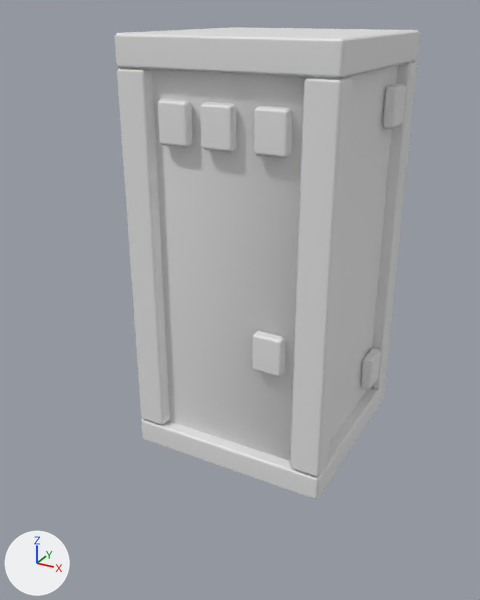
One commit to the FBX model Assets/PackageAsset/Honda 1/Clay/SM_Clay_Body_06.fbx: the scene before it, then after it.
One viewpoint serves both versions: a camera (50 mm lens) standing at (1.36, -2.81, 2.08) and looking at (-0.09, -0.16, 0.76). The axes (+X, +Y, +Z) are drawn at lower left. The lights are the same throughout. Where no turn or scale is listed for an object, it has been applied to the vertices.

Script lines for the objects in view, before the commit:
```python
mat_mi_clay_01 = principled_material('MI_Clay_01')
mat_mi_clay_01.base_color = (0.8, 0.8, 0.8)  # white #e7e7e7
me_cube_090_piece_023_piece_009 = bpy.data.meshes.new('Cube.090_Piece.023_Piece.009')
me_cube_090_piece_023_piece_009.from_pydata(...)  # 414 vertices, 445 faces; spans x -0.5..0.5, y -0.5..0.5, z 0.0..1.99
me_cube_090_piece_023_piece_009.materials.append(mat_mi_clay_01)  # white #e7e7e7
ob_sm_clay_body_06 = bpy.data.objects.new('SM_Clay_Body_06', me_cube_090_piece_023_piece_009)
ob_sm_clay_body_06.location = (0.0, 0.0, 0.0)
```
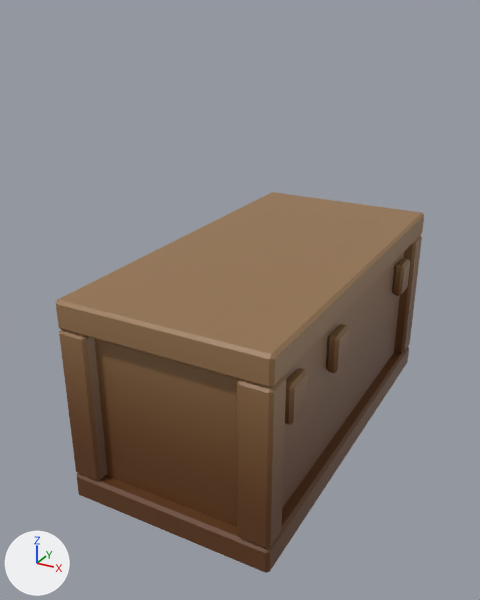
The edits, one by one:
Picture 'T_All_01.png' (img_t_all_01_png) is new.
In material 'MI_Clay_01' (mat_mi_clay_01), base_color is no longer (0.8, 0.8, 0.8), white #e7e7e7.
In material 'MI_Clay_01' (mat_mi_clay_01), texture is now set to img_t_all_01_png.
me_cube_090_piece_023_piece_009 is used by ob_sm_clay_body_06; location (0.0, 0.0, 0.0).
me_cube_090_piece_023_piece_009 had 414 vertices, 445 faces and spanned x -0.5..0.5, y -0.5..0.5, z 0.0..1.99.
me_cube_090_piece_023_piece_009 now has 300 vertices, 324 faces and spans x -0.5..0.5, y -1.0..1.0, z 0.0..1.0.
me_cube_090_piece_023_piece_009 part 1: the loose piece of 24 vertices spanning x -0.5..-0.35, y 0.37..0.5, z 0.13..1.86 is scaled about its middle by (0.852, 1.19, 0.419), then moved by (0.86, 0.49, -0.5).
me_cube_090_piece_023_piece_009 part 2: the loose piece of 24 vertices spanning x -0.5..-0.35, y -0.5..-0.37, z 0.13..1.86 is scaled about its middle by (0.852, 1.19, 0.419), then moved by (-0.01, 1.36, -0.5).
me_cube_090_piece_023_piece_009 part 3: the loose piece of 24 vertices spanning x 0.44..0.5, y 0.19..0.34, z 0.22..0.41 is moved by (0.0, 0.46, 0.37).
me_cube_090_piece_023_piece_009 part 4: the loose piece of 24 vertices spanning x 0.35..0.5, y 0.37..0.5, z 0.13..1.86 is scaled about its middle by (1.05, 0.371, 0.0975), then moved by (-0.69, 0.54, -0.68).
me_cube_090_piece_023_piece_009 part 5: the loose piece of 24 vertices spanning x 0.35..0.5, y -0.5..-0.37, z 0.13..1.86 is scaled about its middle by (1.01, 1, 0.419), then moved by (0.0, -0.5, -0.5).
me_cube_090_piece_023_piece_009 part 6: the loose piece of 24 vertices spanning x -0.5..-0.44, y 0.15..0.31, z 0.59..0.78 is moved by (0.94, -0.5, 0.0).
me_cube_090_piece_023_piece_009 part 7: the loose piece of 24 vertices spanning x -0.5..0.5, y -0.5..0.5, z 0.0..0.13 is rebuilt with 32 vertices and now spans x -0.5..0.5, y -1.0..1.0, z 0.0..0.13.
me_cube_090_piece_023_piece_009 part 8: a new loose piece of 28 vertices spanning x -0.44..0.45, y -0.94..0.94, z 0.06..0.94, in mat_mi_clay_01 (picture img_t_all_01_png).
me_cube_090_piece_023_piece_009 part 9: a new loose piece of 24 vertices spanning x -0.5..0.5, y -1.0..1.0, z 0.86..1.0, in mat_mi_clay_01 (picture img_t_all_01_png).
me_cube_090_piece_023_piece_009 part 10: a new loose piece of 24 vertices spanning x -0.5..-0.35, y -1.0..-0.87, z 0.13..0.86, in mat_mi_clay_01 (picture img_t_all_01_png).
me_cube_090_piece_023_piece_009 part 11: a new loose piece of 24 vertices spanning x 0.44..0.49, y -0.81..-0.65, z 0.59..0.78, in mat_mi_clay_01 (picture img_t_all_01_png).
me_cube_090_piece_023_piece_009 part 12: 9 loose pieces with 222 vertices, spanning x -0.5..0.5, y -0.5..0.5, z 0.06..1.99, are deleted.
me_cube_090_piece_023_piece_009 part 13: the surface is now shaded flat.

Location of each change, (x1, y1, x2, y2) in pixels of the pictures (480 x 600 px; the box of a moved part takes in the faces that stretch with it):
'SM_Clay_Body_06', surface changed, reshaped (grey to brown, 20% wider, 19% shorter): before (114, 27, 420, 499); after (56, 192, 424, 573)
part 1 of me_cube_090_piece_023_piece_009, moved or reshaped (not visible before): after (394, 236, 422, 353)
part 2 of me_cube_090_piece_023_piece_009, moved or reshaped (not visible afterwards): before (117, 68, 170, 425)
part 3 of me_cube_090_piece_023_piece_009, moved or reshaped: before (360, 348, 381, 390); after (392, 258, 410, 296)
part 4 of me_cube_090_piece_023_piece_009, moved or reshaped (not visible afterwards): before (372, 61, 417, 389)
part 5 of me_cube_090_piece_023_piece_009, moved or reshaped: before (290, 77, 353, 476); after (237, 376, 286, 548)
part 6 of me_cube_090_piece_023_piece_009, moved or reshaped (not visible before): after (326, 324, 350, 373)
part 7 of me_cube_090_piece_023_piece_009, rebuilt: before (141, 382, 385, 499); after (76, 347, 409, 573)
part 8 of me_cube_090_piece_023_piece_009, added (brown): after (94, 252, 404, 527)
part 9 of me_cube_090_piece_023_piece_009, added (brown): after (56, 192, 424, 388)
part 10 of me_cube_090_piece_023_piece_009, added (brown): after (59, 329, 108, 481)
part 11 of me_cube_090_piece_023_piece_009, added (brown): after (285, 368, 308, 425)
part 12 of me_cube_090_piece_023_piece_009, deleted: before (114, 27, 420, 461)
